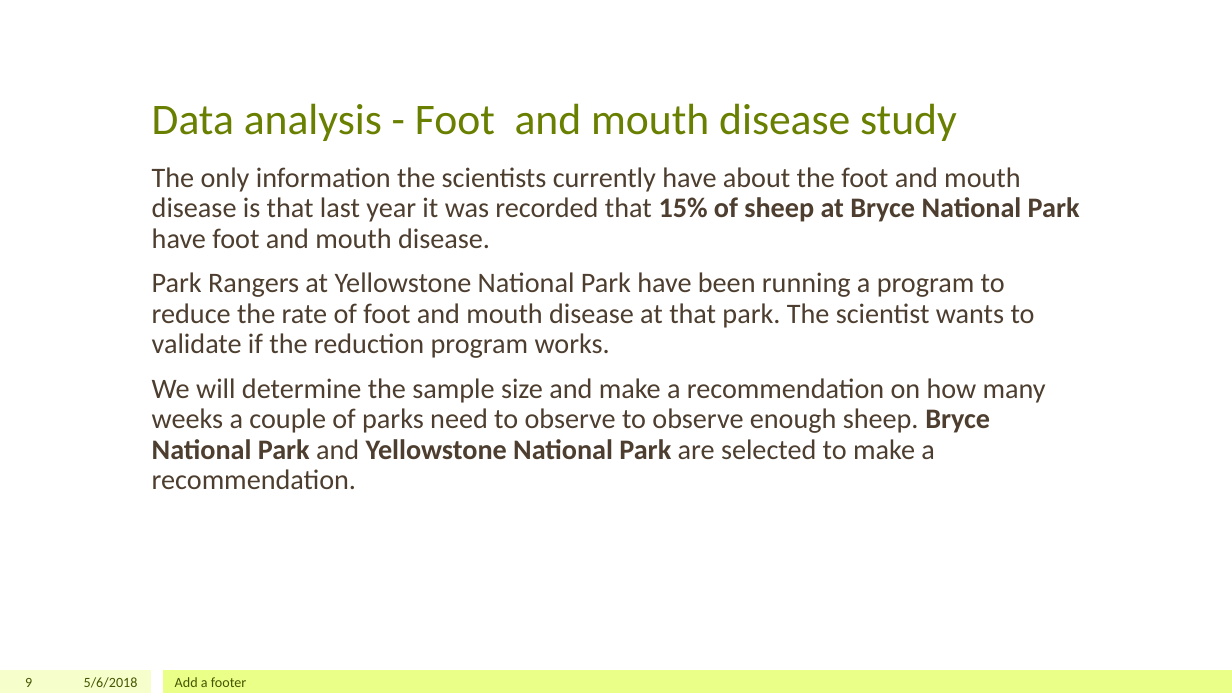
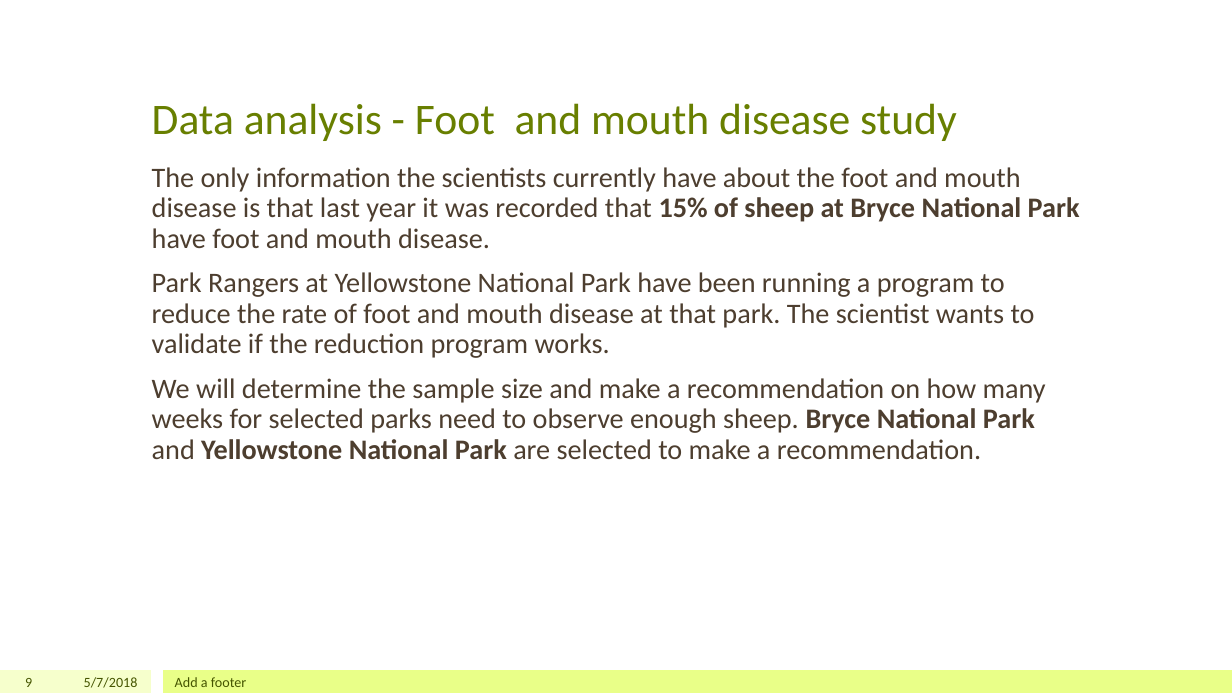
Before and after one commit to iamchristinelee/codeacademy, a slide deck: slide 9 of DataScience/Capstone/biodiversity.pptx. Drawn at 1232x693 pixels with LibreOffice and Linux fonts; fonts in the diff are those of the drawing. Boxes give left, top, right and bottom in pixels: in the first picture for what was removed or moved away, otherwise in the second. Text is boxed around its words. In the diff, an @@ line names an element or a change of style, - is before the commit and + after.

```diff
--- a/DataScience/Capstone/biodiversity.pptx
+++ b/DataScience/Capstone/biodiversity.pptx
@@ text at (x1=152, y1=378, x2=1046, y2=459): text changed @@
-We will determine the sample size and make a recommendation on how many weeks a couple of parks need to observe to observe enough sheep. Bryce National Park and Yellowstone National Park are selected to make a recommendation.
+We will determine the sample size and make a recommendation on how many weeks for selected parks need to observe enough sheep. Bryce National Park and Yellowstone National Park are selected to make a recommendation.
@@ text at (x1=84, y1=677, x2=138, y2=688): text changed @@
-5/6/2018
+5/7/2018
```
Also in this commit, not shown: 8 other slides changed, 1 slide added.
